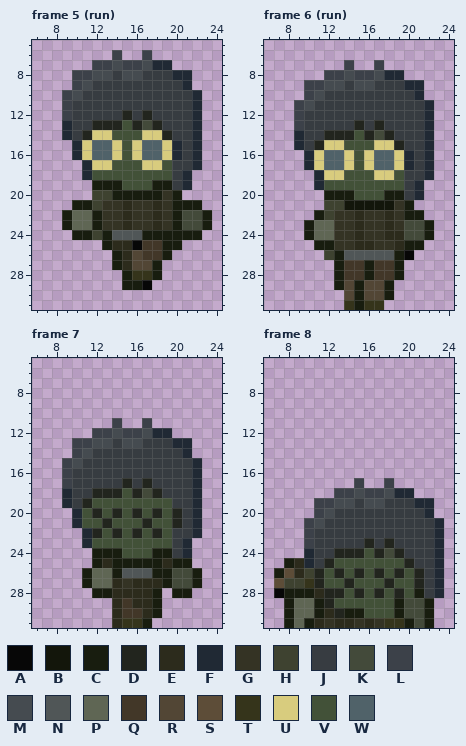
File history of a pixel-art file, assets/sprites/enemy/nohead/nohead.aseprite. The picture above is the old version.
32x32 pixels, 8 frames. Colours within 5 levels of each other are drawn and written as one. Shown: frame 5 (run): x 6..24, y 5..31; frame 6 (run): x 6..24, y 5..31; frame 7: x 6..24, y 5..31; frame 8: x 6..24, y 5..31. The commit also changed other frames, which this record leaves out.
Palette (. is transparent): A #070707  B #13160b  C #181d0f  D #22251e  E #2c2b1c  F #202934  G #343324  H #3e4230  J #373c41  K #434a3a  L #3c4149  M #454b50  N #505657  P #5f6654  Q #423728  R #524635  S #5d4d38  T #35341b  U #d8cc7e  V #425138  W #506269
After the commit:
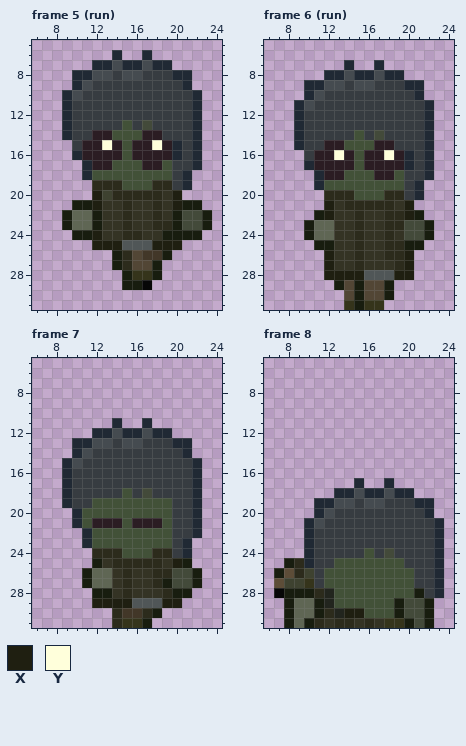
Colours new in this view: X #1f1f11  Y #ffffdb
What changed:
@@ palette @@
-U #d8cc7e
+U #2b1d23
--- frame 5 (run), layer "Layer 1"
@@ x 6..24 @@
  5 ...................
- 6 ........L..L.......
- 7 ......LLMLLMFF.....
- 8 ....LLMMJMMJJJFF...
- 9 ....LMJJJJJJJJJF...
-10 ...LMJJJJJJJJJJJF..
-11 ...LJJJJJJJJJJJJF..
-12 ...LJJJJJDJDJJJJF..
-13 ...FJJDDDVDKDJJJF..
-14 ...FJDUUVVVUUDJJF..
-15 ....FUWWUVUWWUFJF..
-16 ....FUWWUVUWWUFJF..
+ 6 ........F..F.......
+ 7 ......FFMFFMFF.....
+ 8 ....FFMMJMMJJJFF...
+ 9 ....FMJJJJJJJJJF...
+10 ...FMJJJJJJJJJJJF..
+11 ...FJJJJJJJJJJJJF..
+12 ...FJJJJJJJJJJJJF..
+13 ...FJJJJJVJKJJJJF..
+14 ...FJJUUVVVUUJJJF..
+15 ....JUUYUVUUYUFJF..
+16 ....FUUUUVUUUUFJF..
 17 .....FUUVVVUUVJJF..
 18 .....FVVVVVVVVJF...
-19 ......CCCVVVCCJF...
-20 ......HHCCCCCGC....
-21 ....CCHGGEGGEGCCC..
+19 ......EEEVVVEEJF...
+20 ......XHEEEEEGX....
+21 ....CCXGGEGGEGXCC..
 22 ...CPPCGGEGGEGCKKC.
-23 ...CPPCGGEGGEGCKKC.
-24 ....CCHCNNNCCCCCC..
-25 .......CEEAQQCC....
+23 ...CPPCGGEGGEECKKC.
+24 ....CCXGGEEGGCCCC..
+25 ......XXXNNNXXX....
 26 ........CERQQC.....
--- frame 6 (run), layer "Layer 1"
@@ x 6..24 @@
  6 ...................
- 7 ........L..L.......
- 8 ......LLMLLMFF.....
- 9 ....LLMMJMMJJJFF...
-10 ....LMJJJJJJJJJF...
-11 ...LMJJJJJJJJJJJF..
-12 ...LJJJJJJJJJJJJF..
-13 ...LJJJJJDJDJJJJF..
-14 ...FJJDDDVDKDJJJF..
-15 ...FJDUUVVVUUDJJF..
-16 ....FUWWUVUWWUFJF..
-17 ....FUWWUVUWWUFJF..
+ 7 ........F..F.......
+ 8 ......FFMFFMFF.....
+ 9 ....FFMMJMMJJJFF...
+10 ....FMJJJJJJJJJF...
+11 ...FMJJJJJJJJJJJF..
+12 ...FJJJJJJJJJJJJF..
+13 ...FJJJJJJJJJJJJF..
+14 ...FJJJJJVJKJJJJF..
+15 ...FJJUUVVVUUJJJF..
+16 ....JUUYUVUUYUFJF..
+17 ....FUUUUVUUUUFJF..
 18 .....FUUVVVUUVJJF..
 19 .....FVVVVVVVVJF...
-20 ......CCCVVVCCJF...
-21 ......HHBBBBBGC....
-22 .....CHGGEGGEGCC...
-23 ....CPPGGEGGEGKKC..
-24 ....CPPGGEGGEEKKC..
-25 .....CCGGEEGGECC...
-26 ......HCNNNNNCA....
-27 .......CQQCQQC.....
-28 .......CQQCQQC.....
+20 ......EEEVVVEEJF...
+21 ......XGEEEEEGX....
+22 .....CXGGEGGEEXC...
+23 ....CPPGGEGGEEKKC..
+24 ....CPPGGEGGEGKKC..
+25 .....CCGGEGGEECC...
+26 ......XGGEGGEEX....
+27 ......XGGEGGGEX....
+28 ......XXXXNNNXX....
 29 .......CRCRRC......
--- frame 7, layer "Layer 1"
@@ x 6..24 @@
 10 ...................
-11 ........L..L.......
-12 ......LLMLLMFF.....
-13 ....LLMMJMMJJJFF...
-14 ....LMJJJJJJJJJF...
-15 ...LMJJJJJJJJJJJF..
-16 ...LJJJJJJJJJJJJF..
-17 ...LJJJJJDJDJJJJF..
-18 ...FJJDDDVDKDJJJF..
-19 ...FJDVVVVVVVVJJF..
-20 ....FVDVDVDVDVDJF..
-21 ....FVVDVVVDVVDJF..
-22 .....FDVDVDVDVJJF..
+11 ........F..F.......
+12 ......FFMFFMFF.....
+13 ....FFMMJMMJJJFF...
+14 ....FMJJJJJJJJJF...
+15 ...FMJJJJJJJJJJJF..
+16 ...FJJJJJJJJJJJJF..
+17 ...FJJJJJJJJJJJJF..
+18 ...FJJJJJVJKJJJJF..
+19 ...FJJVVVVVVVVJJF..
+20 ....FVVVVVVVVVJJF..
+21 ....FVUUUVUUUVJJF..
+22 .....FVVVVVVVVJJF..
 23 .....FVVVVVVVVJF...
-24 ......CCCVVVCCJF...
-25 ......CECCCCCECC...
-26 .....CPPCNNNCCKKC..
-27 .....CPPEGEEECKKC..
-28 ......CCEEEEC.CC...
-29 ........EQEEC......
+24 ......EEEVVVEEJF...
+25 ......CGEEEEEGXC...
+26 .....CPPGEGGEEKKC..
+27 .....CPPGEGGECKKC..
+28 ......CCGEGGGECC...
+29 ......XXXXNNNXX....
 30 ........EQQEC......
--- frame 8, layer "Layer 1"
@@ x 6..24 @@
 16 ...................
-17 .........L..L......
-18 .......LLMLLMFF....
-19 .....LLMMJMMJJJFF..
-20 .....LMJJJJJJJJJF..
-21 ....LMJJJJJJJJJJJF.
-22 ....LJJJJJJJJJJJJF.
-23 ....LJJJJJDJDJJJJF.
-24 ....FJJDDDVDKDJJJF.
-25 ..CEFJDVVVVVVVDJJF.
-26 .CSEHDVDVDVDVDVDJF.
-27 .SHHTDVVDVVVDVVDJF.
-28 .ACCCEDDVDVDVDVCJF.
+17 .........F..F......
+18 .......FFMFFMFF....
+19 .....FFMMJMMJJJFF..
+20 .....FMJJJJJJJJJF..
+21 ....FMJJJJJJJJJJJF.
+22 ....FJJJJJJJJJJJJF.
+23 ....FJJJJJJJJJJJJF.
+24 ....FJJJJJVJKJJJJF.
+25 ..CEFJJVVVVVVVJJJF.
+26 .CSEHJVVVVVVVVVJJF.
+27 .SHHTJVVVVVVVVVJJF.
+28 .ACCCEDVVVVVVVVCJF.
 29 ..CPPCDVVVVVVCKKC..
-30 ..CPPCEDCCVVVCKKC..
+30 ..CPPCEDXXVVVCKKC..
 31 ..CPCEGEEGEGTTCKC..
Where, in picture pixels (left, top, right, bottom), the same in both pictures:
changed: (62, 50, 182, 250)
changed: (294, 60, 414, 280)
changed: (62, 418, 182, 608)
changed: (304, 478, 424, 618)
